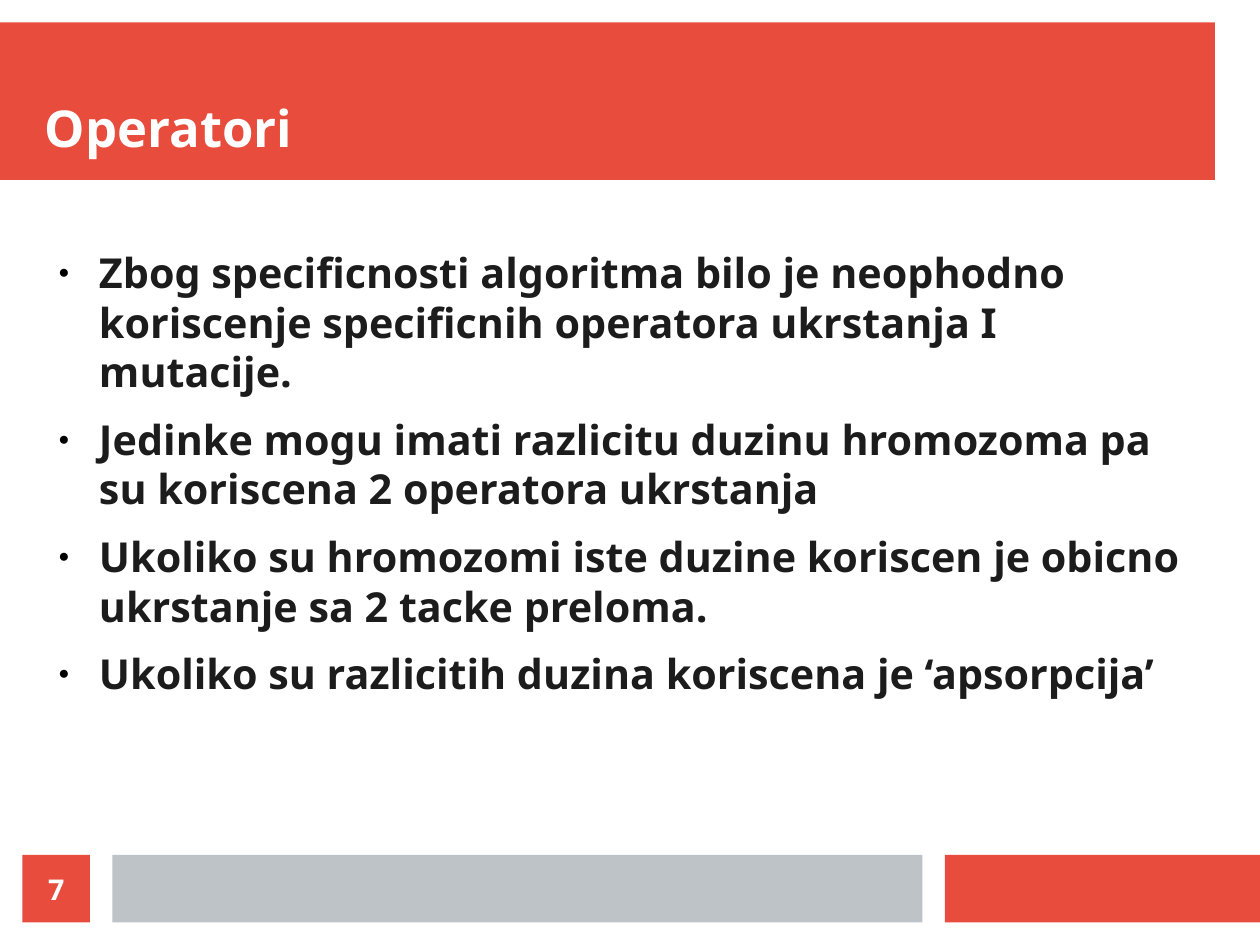
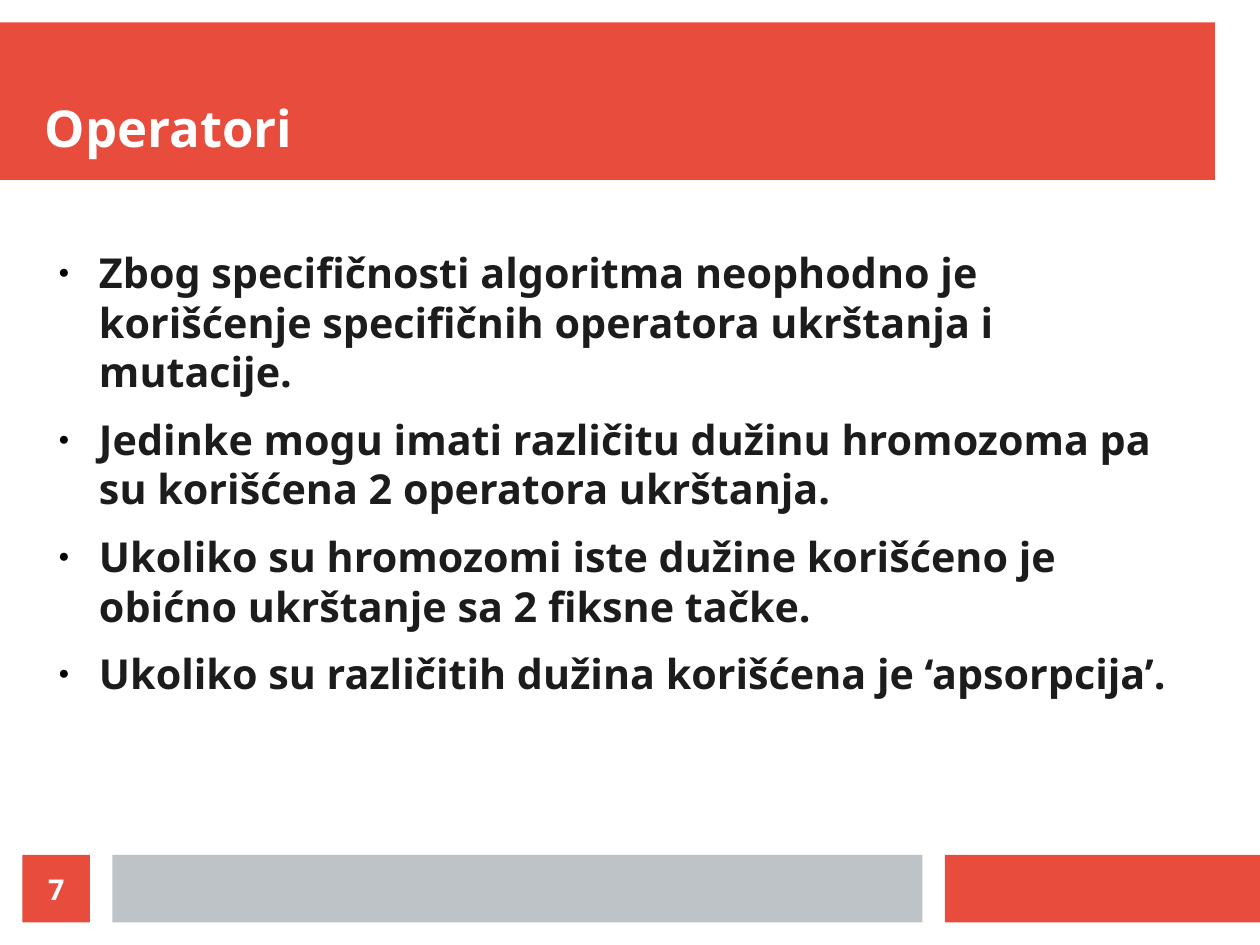
Before and after one commit to LukaVujcic/Minimum-Sorting-By-Reversals, a slide deck: slide 7 of prezentacija.odp. Drawn at 1260x945 pixels with LibreOffice and Linux fonts; fonts in the diff are those of the drawing. Boxes give left, top, right and bottom in pixels: in the first picture for what was removed or moved away, otherwise in the second. Text is boxed around its words. In the diff, an @@ line names an element or a change of style, - is before the commit and + after.

```diff
--- a/prezentacija.odp
+++ b/prezentacija.odp
@@ text at box(99, 256, 1166, 699): text changed @@
-● Zbog specificnosti algoritma bilo je neophodno koriscenje specificnih operatora ukrstanja I mutacije.
-● Jedinke mogu imati razlicitu duzinu hromozoma pa su koriscena 2 operatora ukrstanja
-● Ukoliko su hromozomi iste duzine koriscen je obicno ukrstanje sa 2 tacke preloma.
-● Ukoliko su razlicitih duzina koriscena je ‘apsorpcija’
+● Zbog specifičnosti algoritma neophodno je korišćenje specifičnih operatora ukrštanja i mutacije.
+● Jedinke mogu imati različitu dužinu hromozoma pa su korišćena 2 operatora ukrštanja.
+● Ukoliko su hromozomi iste dužine korišćeno je obićno ukrštanje sa 2 fiksne tačke.
+● Ukoliko su različitih dužina korišćena je ‘apsorpcija’.
```
Also in this commit, not shown: 10 other slides changed.
